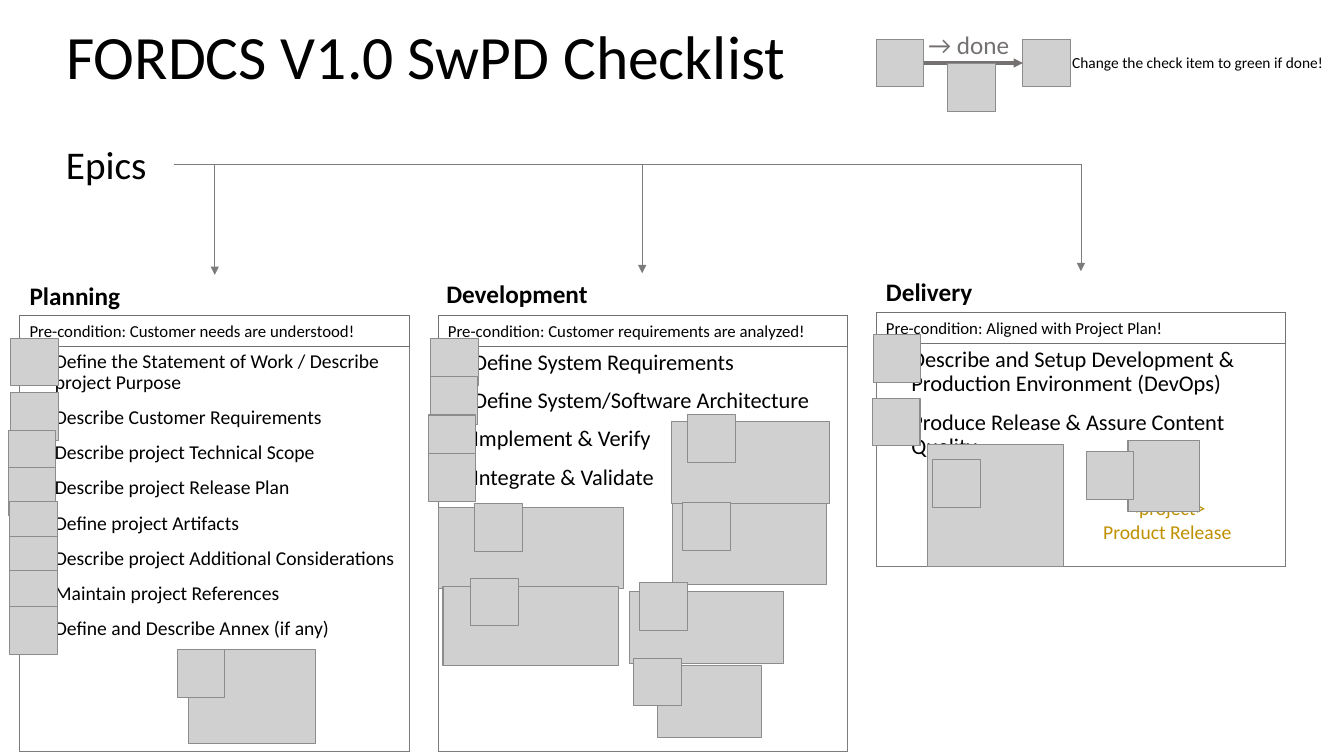
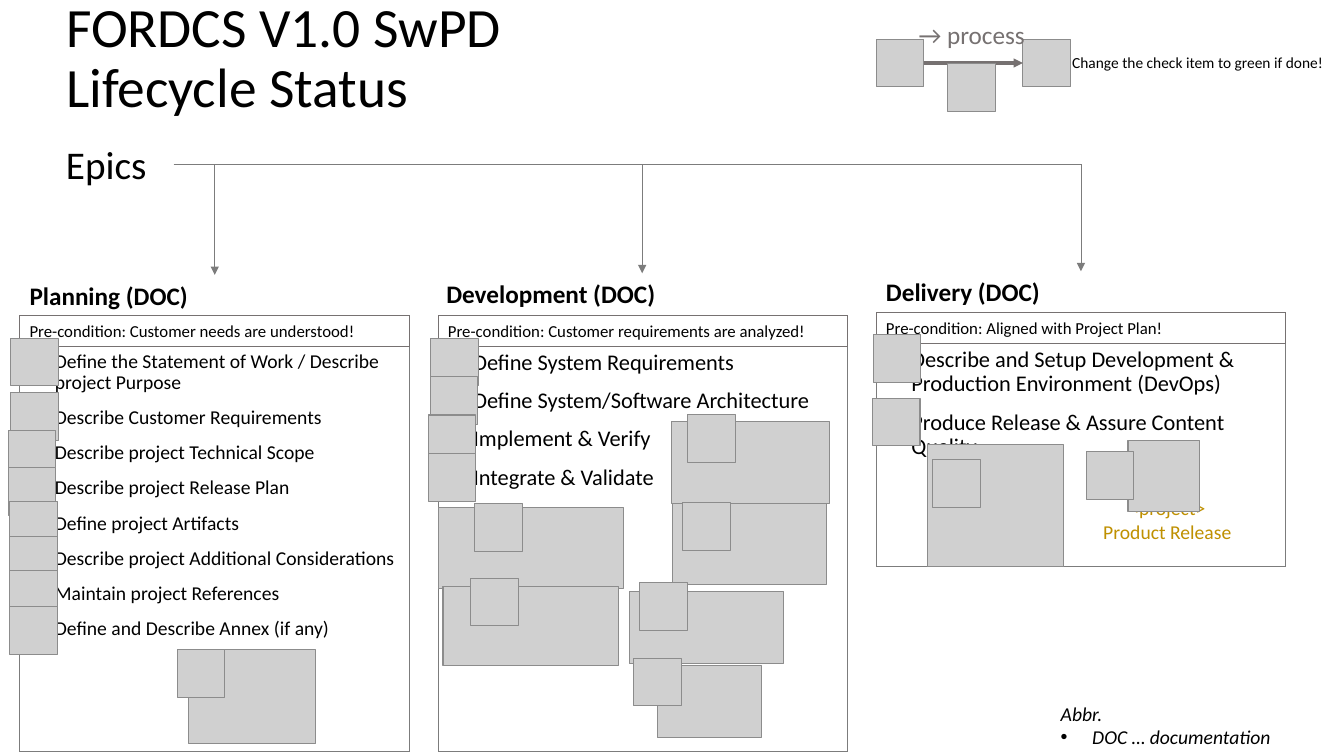
Before and after one commit to karacankos/smarthome-fordcs, a slide deck: slide 2 of fordcs-docs/EDUp FORDCS-V1.0 Project-v2022.04/EDUp FORDCS V1.0 Full-Stack-Development-Method - ROADMAP.pptx. Drawn at 1344x756 pixels with LibreOffice and Linux fonts; fonts in the diff are those of the drawing; grey boxes stand for pictures. Boxes give left, top, right and bottom in pixels: in the first picture for what was removed or moved away, otherwise in the second. Text is boxed around its words. In the diff, an @@ line names an element or a change of style, - is before the commit and + after.

```diff
--- a/fordcs-docs/EDUp FORDCS-V1.0 Project-v2022.04/EDUp FORDCS V1.0 Full-Stack-Development-Method - ROADMAP.pptx
+++ b/fordcs-docs/EDUp FORDCS-V1.0 Project-v2022.04/EDUp FORDCS V1.0 Full-Stack-Development-Method - ROADMAP.pptx
@@ title at box(66, 11, 500, 116): text changed; size 44 to 39.6 pt @@
-FORDCS V1.0 SwPD Checklist
+FORDCS V1.0 SwPD
+Lifecycle Status
@@ text at box(947, 32, 1025, 50): text changed @@
-→ done
+→ process
@@ text at box(30, 286, 188, 310): text changed @@
-Planning
+Planning (DOC)
@@ text at box(446, 284, 655, 307): text changed @@
-Development
+Development (DOC)
@@ text at box(886, 282, 1040, 305): text changed @@
-Delivery
+Delivery (DOC)
@@ text added at box(1061, 707, 1271, 744), 14 pt, text #000000, italic @@
+Abbr.
+• DOC … documentation
```
Also in this commit, not shown: 1 other slide changed, 3 other files.
